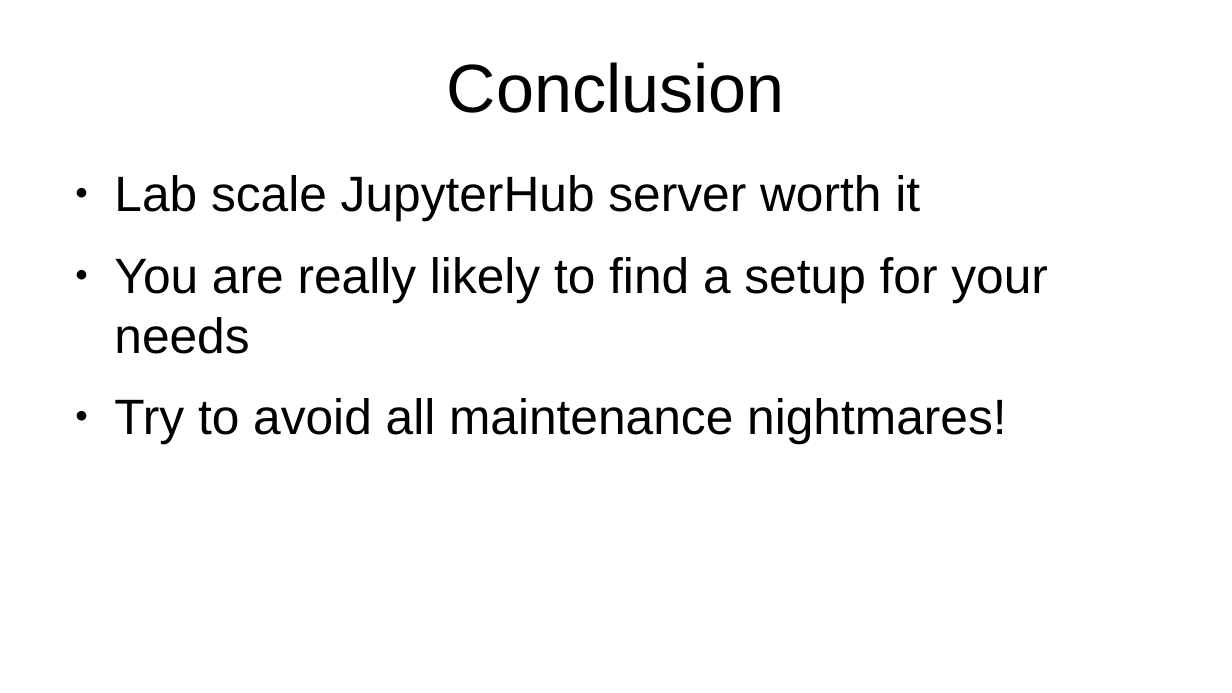
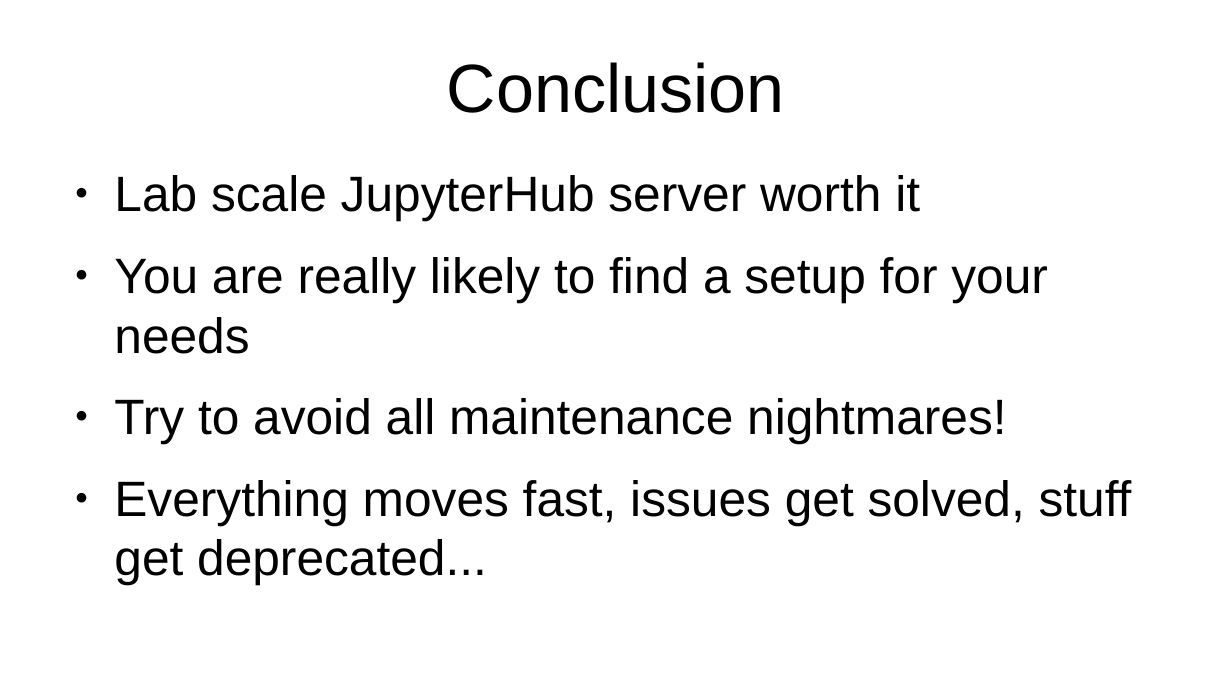
Before and after one commit to jeandet/PICo_Jupyter, a slide deck: slide 24 of PICoJupyter14042022Jeandet.odp. Drawn at 1232x693 pixels with LibreOffice and Linux fonts; fonts in the diff are those of the drawing. Boxes give left, top, right and bottom in pixels: in the first picture for what was removed or moved away, otherwise in the second. Text is boxed around its words. In the diff, an @@ line names an element or a change of style, - is before the commit and + after.

```diff
--- a/PICoJupyter14042022Jeandet.odp
+++ b/PICoJupyter14042022Jeandet.odp
@@ text at (x1=114, y1=480, x2=1132, y2=585): paragraph added @@
+● Everything moves fast, issues get solved, stuff get deprecated...
```
Also in this commit, not shown: 1 other slide changed.
